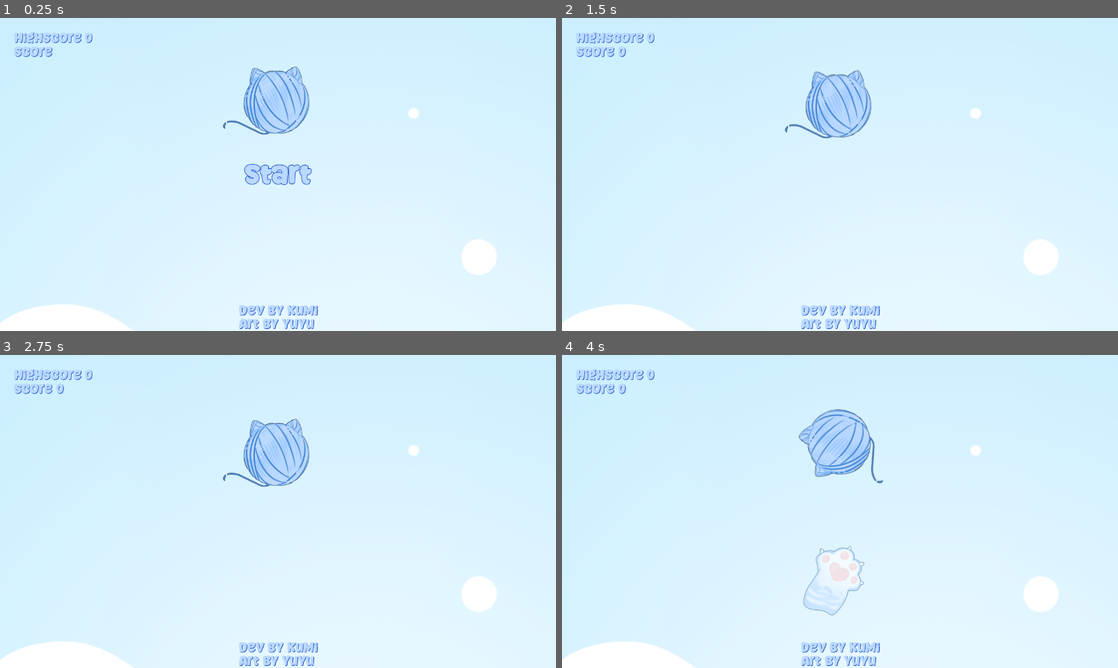
Above: before the commit, frames 1-4 (two rows, left to right).
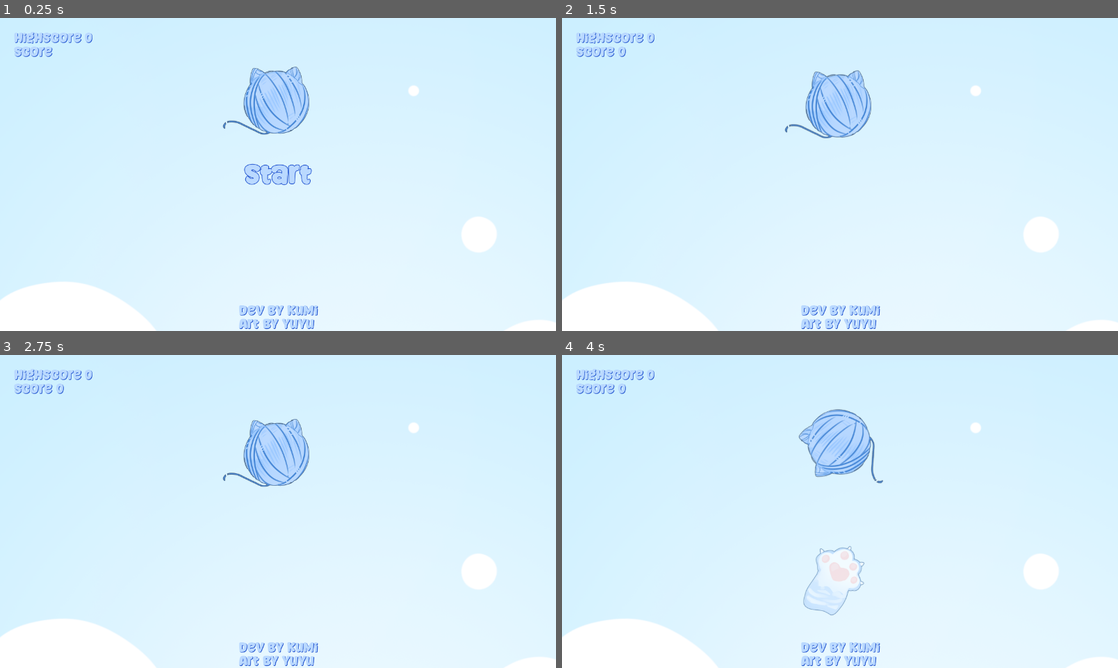
Above: after the commit, the same moments.

Repository: kumikohime/ClickTheBall
Game: Godot game, scene res://Game.tscn
Same seed, same stepped clock (60 frames per second), same inputs: the game is played once before the commit and once after it.
Inputs (mouse positions are in pixels of both pictures, inside the frame that each line leads up to):
- Up to frame 1 (0.25 s): no input
- Up to frame 2 (1.5 s): click "Start" at 0.5 s; tap Enter (ui_accept) at 1.25 s; move the mouse to (840, 140) at 1.27 s; click (840, 140) at 1.42 s
- Up to frame 3 (2.75 s): tap Enter (ui_accept) at 1.52, 2.27 s; move the mouse to (166, 527) at 2.02 s; click (166, 527) at 2.17 s
- Up to frame 4 (4 s): move the mouse to (895, 442) at 2.77 s; click (895, 442) at 2.92 s; move the mouse to (812, 574) at 3.52 s; click (812, 574) at 3.67 s; tap Enter (ui_accept) at 3.77 s

The runs differ from the first frame. In frame 1, 3.0% of the frame differs, in the area x 0-100%, y 21-100%; in frame 2, 3.0%; in frame 3, 3.0%; in frame 4, 3.0%.

Commit message:
Fix minor bugs

Diff:
--- a/project/Game.tscn
+++ b/project/Game.tscn
@@ -30,10 +30,13 @@
 [node name="CanvasLayer" type="CanvasLayer" parent="."]
 layer = -1
 
-[node name="BG" type="Sprite2D" parent="CanvasLayer"]
-position = Vector2(0, -228)
+[node name="BG" type="TextureRect" parent="CanvasLayer"]
+anchors_preset = 15
+anchor_right = 1.0
+anchor_bottom = 1.0
+grow_horizontal = 2
+grow_vertical = 2
 texture = ExtResource("2_m2egp")
-centered = false
 
 [node name="MarginContainer" type="MarginContainer" parent="CanvasLayer"]
 anchors_preset = 15
@@ -129,7 +132,6 @@
 [node name="Ball" parent="." instance=ExtResource("3_wu7tn")]
 position = Vector2(637, 193)
 input_pickable = false
-freeze = true
 
 [node name="AudioListener2D" type="AudioListener2D" parent="Ball"]
 current = true
Not shown, changed: project/export_presets.cfg
Not shown, changed: build/web/index.html
Not shown, changed: build/web/index.pck
